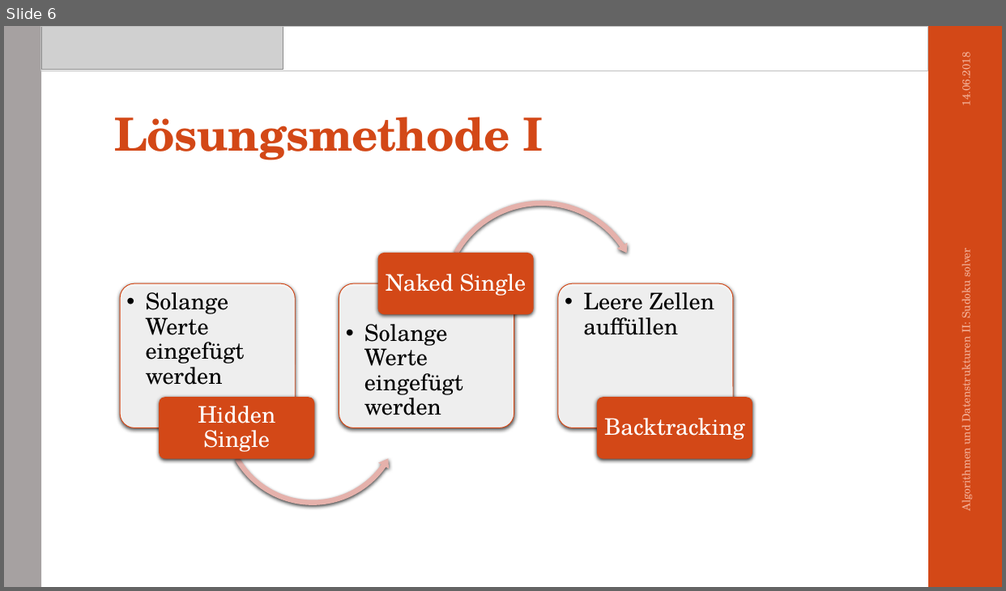
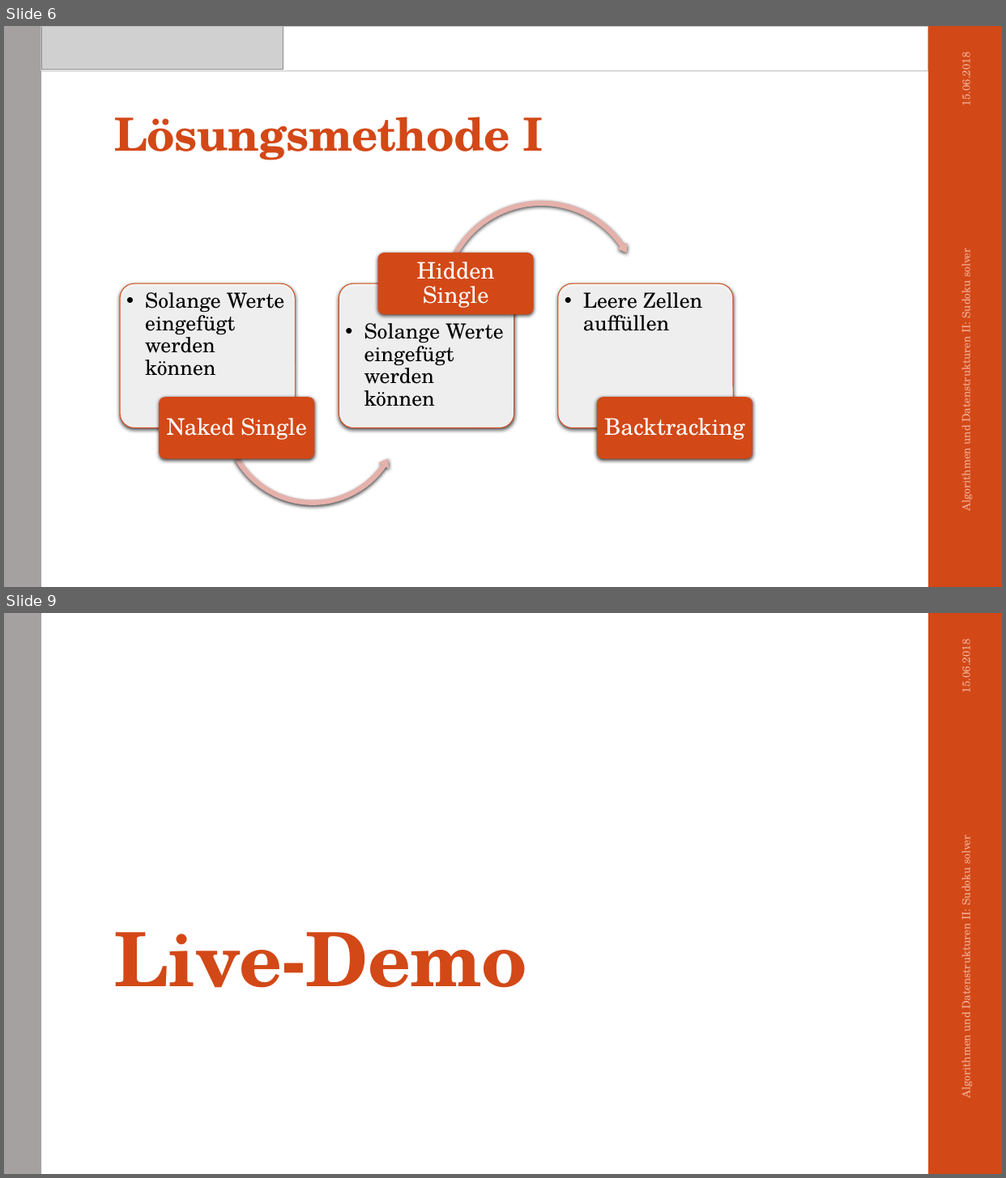
Before and after one commit to ob-algdatii-ss18/leistungsnachweis-mamatofe, a slide deck: Präsentation/sudokusolver.pptx. Shown one above the other, each under a label of ours: slide 6 before the commit, slides 6 and 9 after it; the slides between them are not shown. The pictures are 1006x591 and 1006x1178 pixels, drawn with LibreOffice and Linux fonts; fonts in the diff are those of the drawing; grey boxes stand for pictures. Boxes give left, top, right and bottom in pixels: in the first picture for what was removed or moved away, otherwise in the second. Text is boxed around its words. In the diff, an @@ line names an element or a change of style, - is before the commit and + after.

```diff
--- a/Präsentation/sudokusolver.pptx
+++ b/Präsentation/sudokusolver.pptx
@@ slide 9 added at box(4, 613, 1002, 1174), background #FFFFFF; not listed: 2 template elements that a slide beside it also shows @@
@@ text added at box(957, 644, 974, 692), 10.5 pt, text #F4B39B @@
+15.06.2018
@@ text added at box(957, 837, 974, 1097), 10.5 pt, text #F4B39B @@
+Algorithmen und Datenstrukturen II: Sudoku solver
@@ title added at box(115, 932, 528, 988), 72 pt, text #D34817, bold @@
+Live-Demo
@@ slide 6 changed as well @@
@@ text at box(957, 57, 974, 105): text changed @@
-14.06.2018
+15.06.2018
@@ text "Hidden Single": place and size @@
-text "Hidden Single" at box(198, 406, 275, 452)
+text "Hidden Single" at box(417, 262, 495, 308)
@@ text at box(145, 292, 284, 376): text changed; size 22 to 20 pt @@
-  • Solange Werte eingefügt werden
+  • Solange Werte eingefügt werden können
@@ text "Leere Zellen auffüllen" at box(583, 292, 702, 331): size 22 to 20 pt @@
@@ text at box(364, 323, 503, 407): text changed; size 22 to 20 pt @@
-  • Solange Werte eingefügt werden
+  • Solange Werte eingefügt werden können
@@ text "Naked Single": place and size @@
-text "Naked Single" at box(386, 274, 526, 296)
+text "Naked Single" at box(167, 418, 307, 440)
```
Also in this commit, not shown: 6 other slides changed, 1 other slide added.
